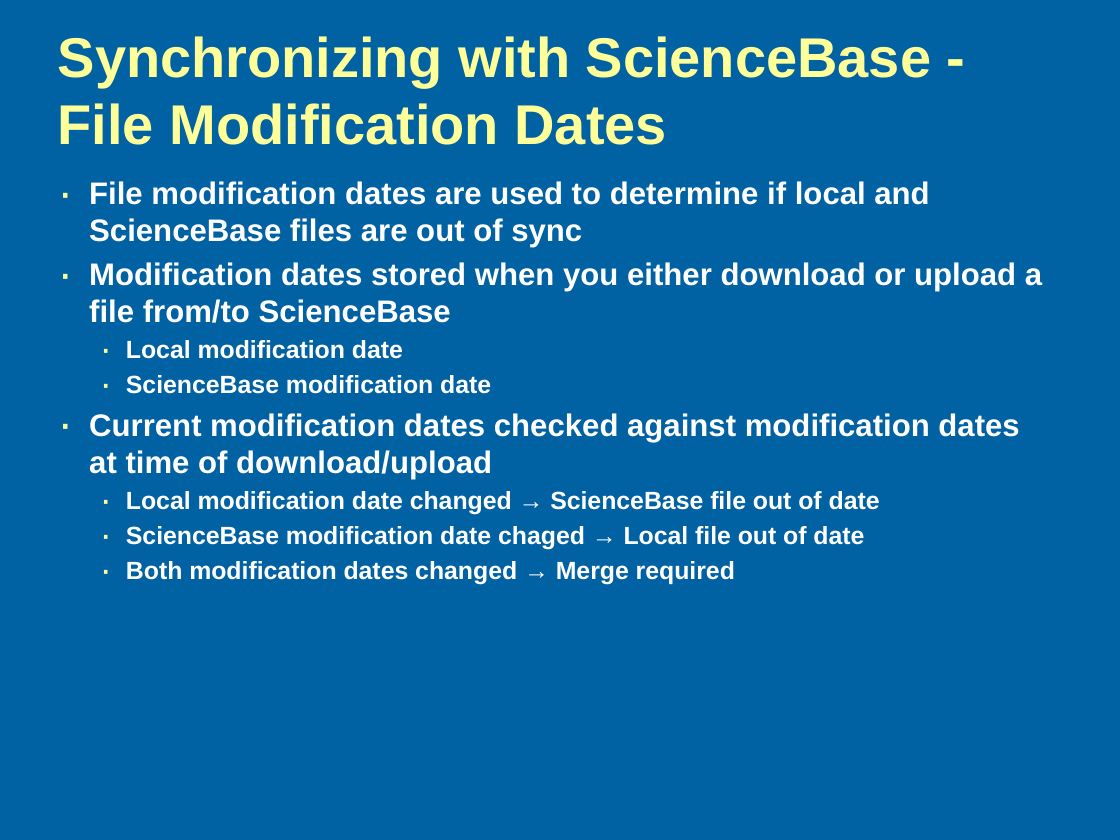
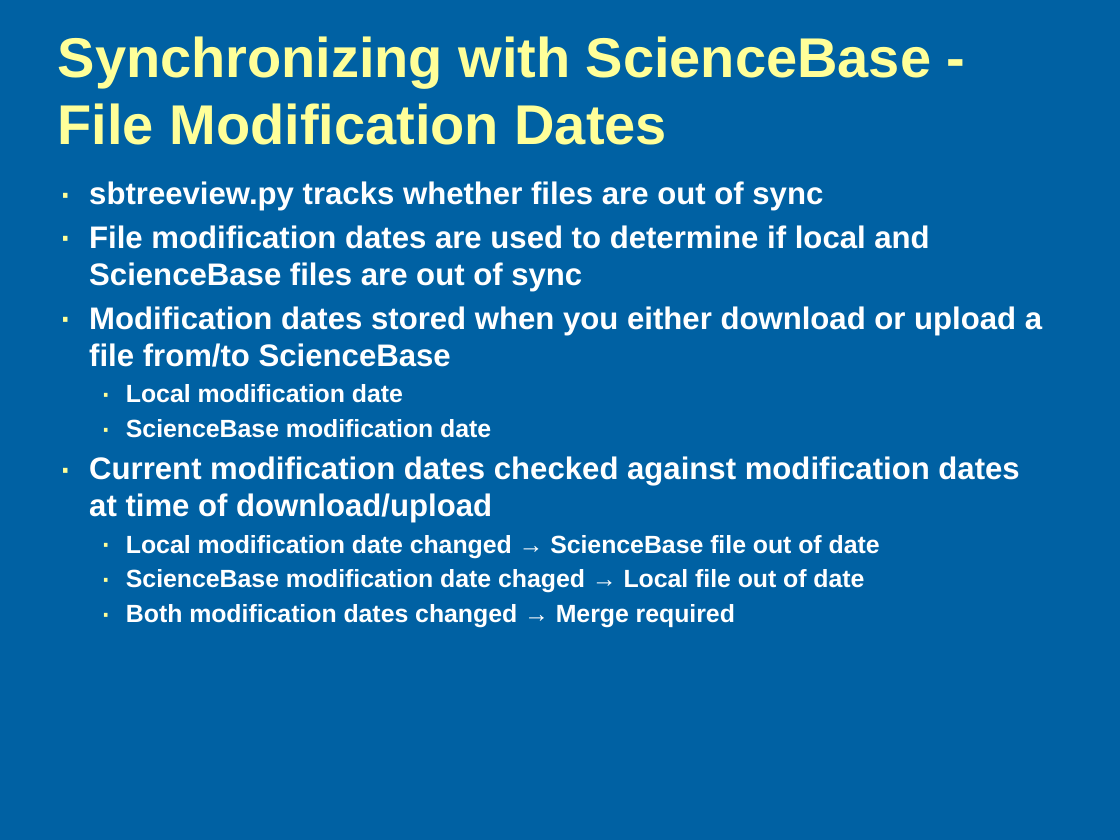
Before and after one commit to galengorski/CAWSC_WaterUse, a slide deck: slide 6 of etc/sciencebase/SBSync_Demo.pptx. Drawn at 1120x840 pixels with LibreOffice and Linux fonts; fonts in the diff are those of the drawing; background and template pictures are left out. Boxes give left, top, right and bottom in pixels: in the first picture for what was removed or moved away, otherwise in the second. Text is boxed around its words. In the diff, an @@ line names an element or a change of style, - is before the commit and + after.

```diff
--- a/etc/sciencebase/SBSync_Demo.pptx
+++ b/etc/sciencebase/SBSync_Demo.pptx
@@ text at (89,181,823,210): paragraph added @@
+· sbtreeview.py tracks whether files are out of sync
```
Also in this commit, not shown: 5 other slides changed.
